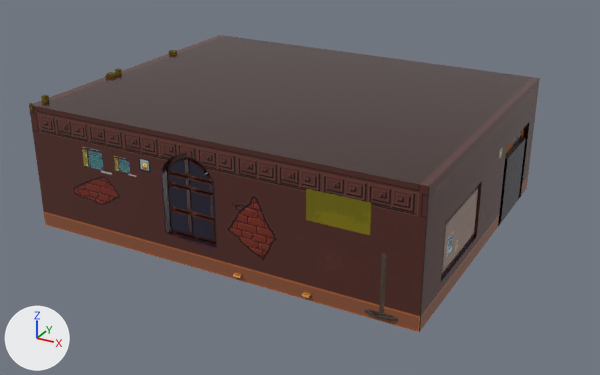
Before and after pictures for a commit that changed the FBX model Systems/Restaurant System/Scenes/Bar/New Bar.fbx.
Camera for both pictures: a 50 mm lens placed at (14.0, -22.8, 13.1), pointed at (0.2, 2.4, 0.5). Arrows for +X, +Y and +Z are at lower left; the lights stay in place. The picture after the commit comes second. Where no turn or scale is listed for an object, it has been applied to the vertices. Vertices at exactly the same position are counted once.

The first picture shows 'Ceiling_installation_1', 'Wall' and 5 more.
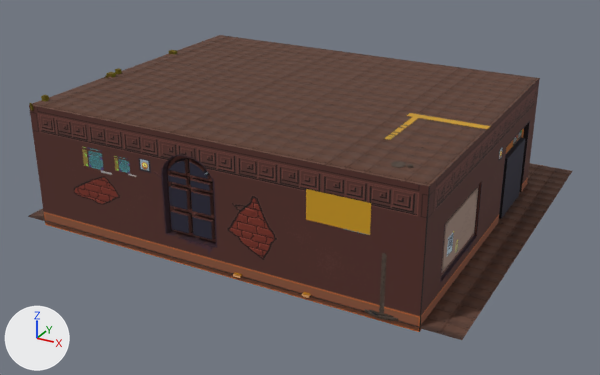
Where the newer file only moved an object's origin or applied its transform, the numbers keep the older frame.

Pixel boxes [x1, y1, x2, y2] of what changed, in the pictures (600 x 375 px):
'Wall', surface changed, recoloured
    both: [32, 35, 540, 332]
'Plane.001', added
    after: [28, 163, 572, 340]
'Ceiling_installation_1', recoloured, surface changed (yellow to brown)
    both: [306, 189, 371, 235]
'Counter_stand_3.001', recoloured (grey to orange)
    both: [384, 113, 490, 140]
part 2 of me_cube_002, recoloured
    both: [32, 35, 539, 186]
part 3 of me_cube_002, surface changed
    both: [32, 35, 539, 186]

What the commit changed:
Picture 'BarTableTexture-2.png' (img_bartabletexture_2_png) is new.
Picture 'pixel texture_normal.tga' (img_pixel_texture_normal_tga) is new.
Picture 'Floor texture.png' (img_floor_texture_png) is new.
In material 'BarWall' (mat_barwall), roughness goes from 0.188 to 0.862.
Material 'BarTableTexture-2' (mat_bartabletexture_2) is new.
Its texture is img_bartabletexture_2_png.
Material 'Floor Texture' (mat_floor_texture) is new.
Uses the picture img_floor_texture_png.
Uses the picture img_pixel_texture_normal_tga.
me_mesh_144 is used by ob_counter_stand_3_001; location (0.0, 0.0, 0.0).
me_mesh_144 had 96 vertices, 188 faces and spanned x 4.3..7.16, y -0.42..1.84, z -0.08..3.67.
me_mesh_144 no longer uses material mat_bartabletexture (picture img_bartabletexture_png).
me_mesh_144 now has 96 vertices, 188 faces and spans x 4.45..7.31, y -0.8..1.83, z -0.03..4.36.
Edits to the shape of me_mesh_144 do not show in these pictures.
me_mesh_144 gains material mat_bartabletexture_2 (picture img_bartabletexture_2_png).
me_cube_002 has 140 vertices, 92 faces and spans x -7.06..7.32, y -3.57..8.01, z -0.17..4.36.
me_cube_002 is used by ob_wall; location (0.0, 0.0, 0.0).
me_cube_002 part 2: the 1 face centred in x 0.13, y 2.22, z 4.36 switches from mat_barwall (picture img_bar_wall_png) to mat_floor_texture.
me_cube_002 part 3: texture (UV) coordinates of 1 of 92 faces, centred in x 0.13, y 2.22, z 4.36, changed; they spanned u 0.0..1.0, v 1.0..1.0 and now span u 0.0..1.0, v 0.2..1.01.
me_cube_002 gains material mat_floor_texture.
me_mesh_147 has 170 vertices, 336 faces and spans x 3.64..5.68, y -3.58..-3.48, z 2.52..3.52.
me_mesh_147 is used by ob_ceiling_installation_1; location (0.0, 0.0, 0.0).
me_mesh_147 no longer uses material mat_bartabletexture (picture img_bartabletexture_png).
me_mesh_147 part 1: texture (UV) coordinates of 336 of 336 faces, centred in x 3.64..5.68, y -3.58..-3.48, z 2.52..3.52, changed; they spanned u 0.03..0.78, v 0.09..0.55 and now span u 0.61..0.98, v 0.54..0.99.
me_mesh_147 gains material mat_bartabletexture_2 (picture img_bartabletexture_2_png).
Mesh me_plane is new.
It has 4 vertices, 1 face and spans x -7.8..8.6, y -3.6..10.3, z 0.0.
It uses material mat_floor_texture.
Object 'Plane.001' (ob_plane_001) is new; it shows me_plane.
Its location is (0.0, 0.0, 0.0).
